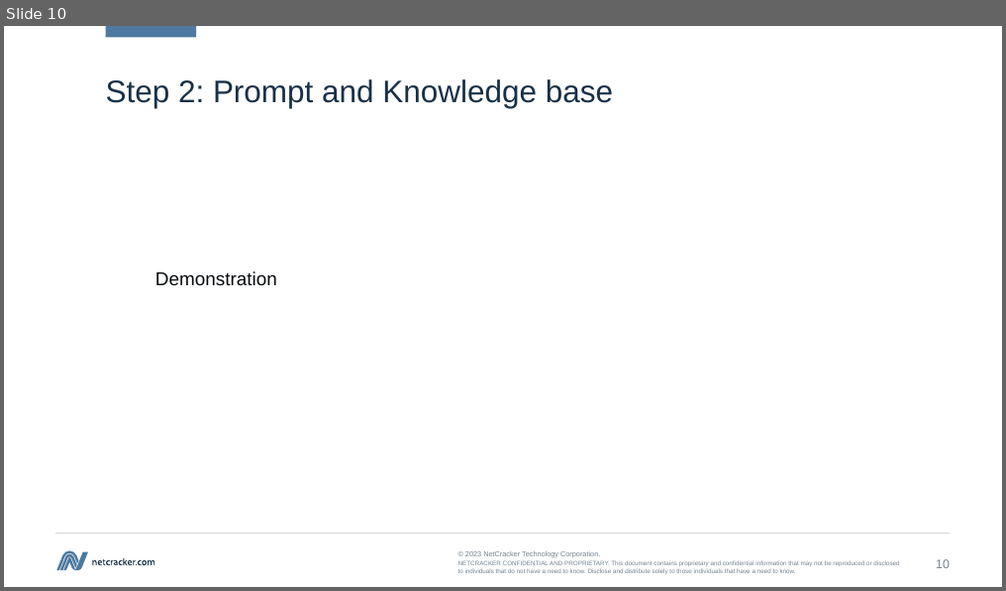
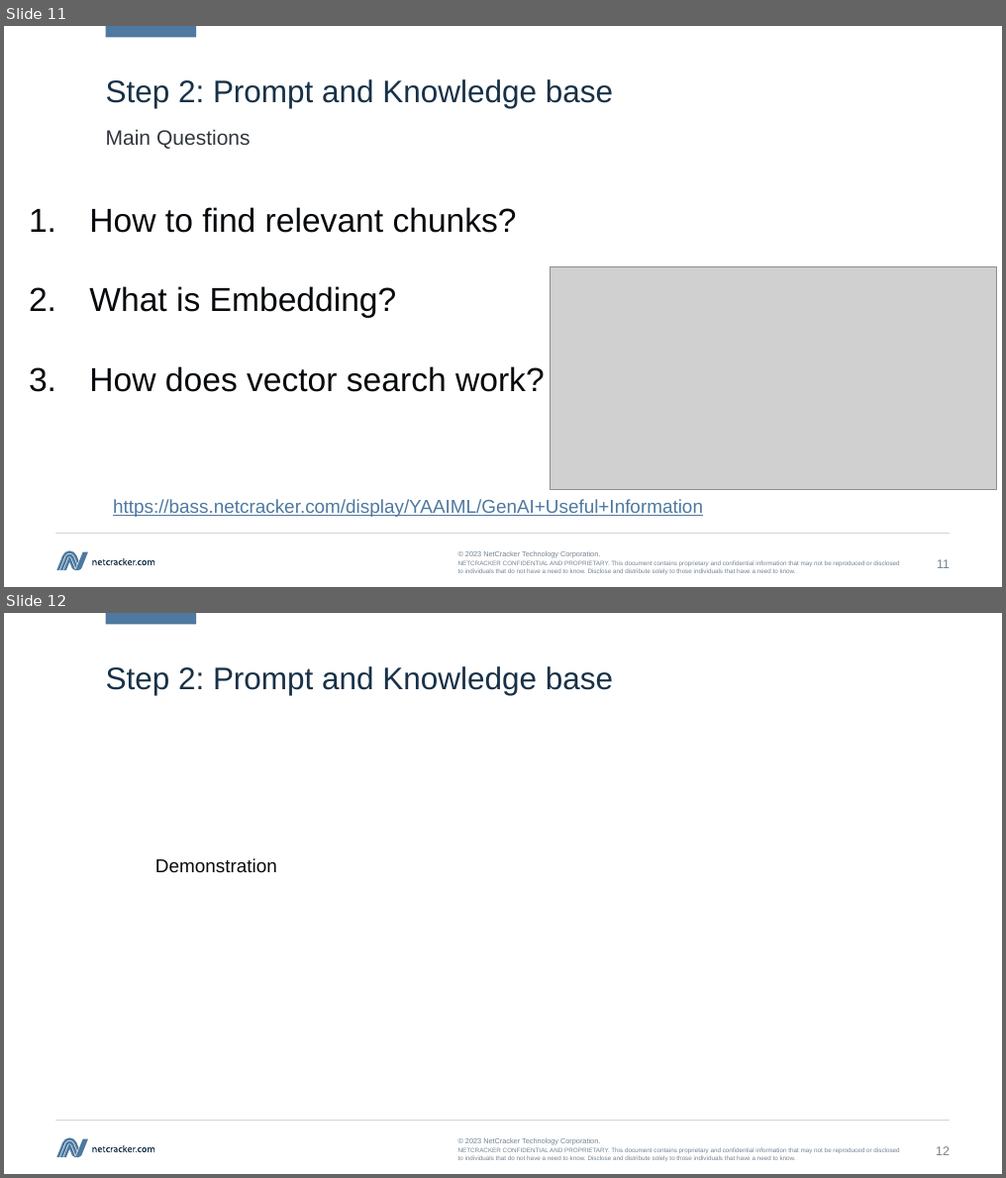
Before and after one commit to kvoloshenko/LLMT_01, a slide deck: TGNotebook/Docs/TGbotChatGPT_01_en.pptx. Shown one above the other, each under a label of ours: slide 10 before the commit, slides 11 and 12 after it. The pictures are 1006x591 and 1006x1178 pixels, drawn with LibreOffice and Linux fonts; fonts in the diff are those of the drawing; grey boxes stand for pictures. Boxes give left, top, right and bottom in pixels: in the first picture for what was removed or moved away, otherwise in the second. Text is boxed around its words. In the diff, an @@ line names an element or a change of style, - is before the commit and + after.

```diff
--- a/TGNotebook/Docs/TGbotChatGPT_01_en.pptx
+++ b/TGNotebook/Docs/TGbotChatGPT_01_en.pptx
@@ slide 11 added at (4,26,1002,587), background #FFFFFF; not listed: 19 template elements that a slide beside it also shows @@
@@ title added at (106,79,613,108), 30 pt, text #183147 @@
+Step 2: Prompt and Knowledge base
@@ text added at (106,129,251,149), 20 pt, text #30363B @@
+Main Questions
@@ text added at (89,207,545,392), 32 pt, text #070A0D @@
+1. How to find relevant chunks?
+2. What is Embedding?
+3. How does vector search work?
@@ picture added at (550,267,997,490) @@
@@ text added at (113,499,703,517), 18 pt, text #4E79A0, underline @@
+https://bass.netcracker.com/display/YAAIML/GenAI+Useful+Information
@@ what was slide 10 is now slide 12 @@
@@ page number at (936,1147,949,1156): text changed @@
-10
+12
```
Also in this commit, not shown: 1 slide changed, 1 other slide added, 1 other file.
